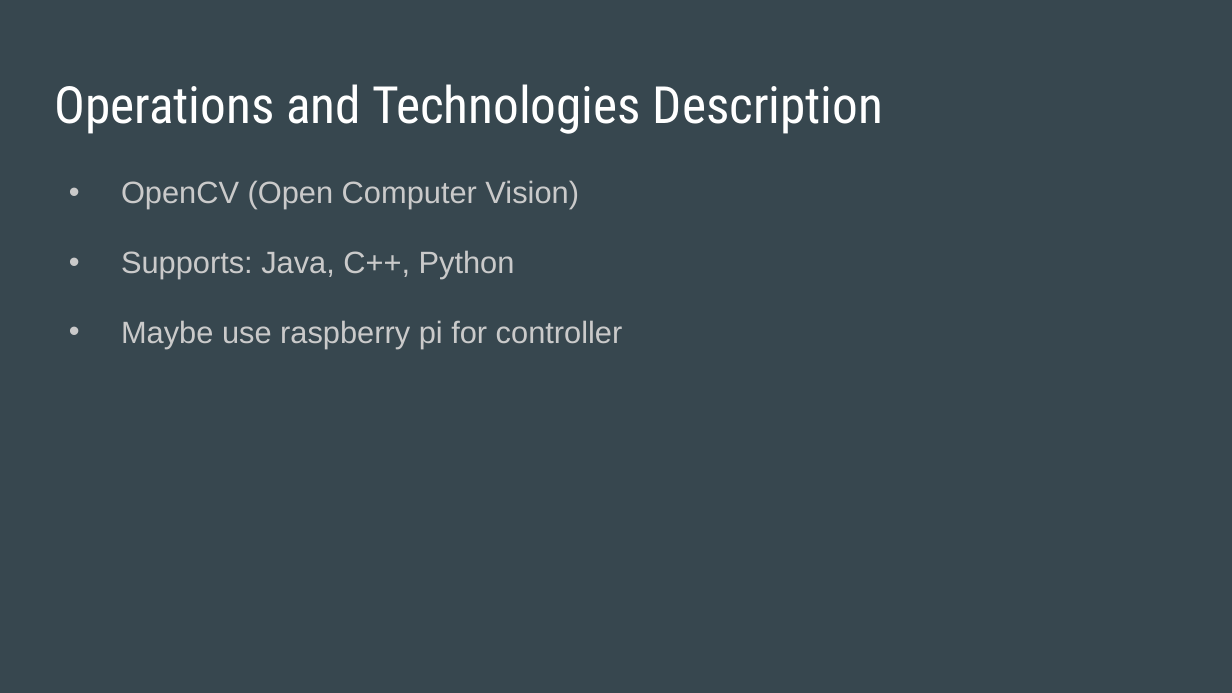
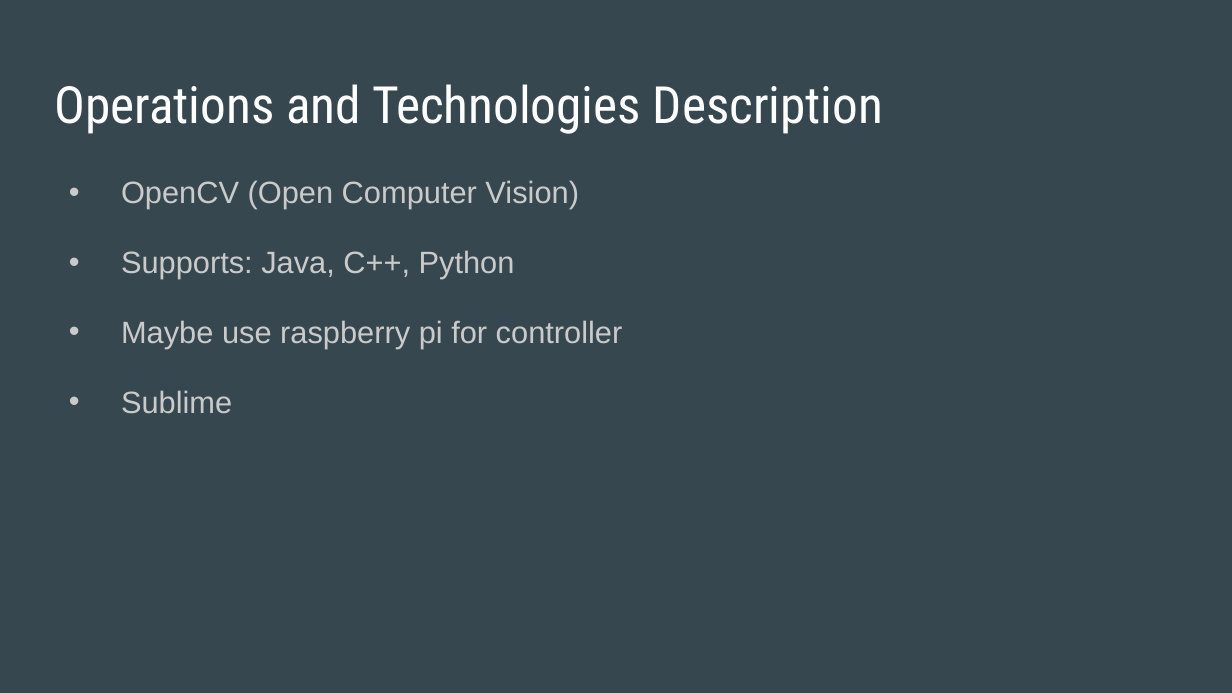
Before and after one commit to bku14/BasketAI, a slide deck: slide 4 of Project_Presentation.pptx. Drawn at 1232x693 pixels with LibreOffice and Linux fonts; fonts in the diff are those of the drawing. Boxes give left, top, right and bottom in pixels: in the first picture for what was removed or moved away, otherwise in the second. Text is boxed around its words. In the diff, an @@ line names an element or a change of style, - is before the commit and + after.

```diff
--- a/Project_Presentation.pptx
+++ b/Project_Presentation.pptx
@@ text at <box>121,390,232,414</box>: paragraph added @@
+• Sublime
```
Also in this commit, not shown: 2 other slides changed.
